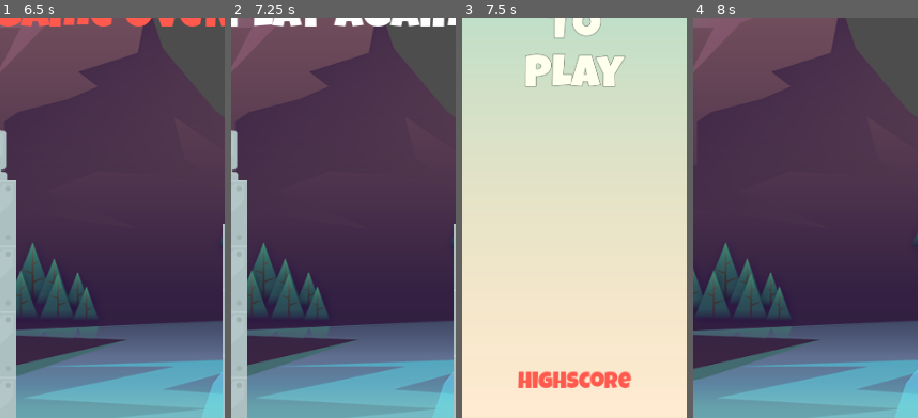
Above: before the commit, frames 1-4 (left to right).
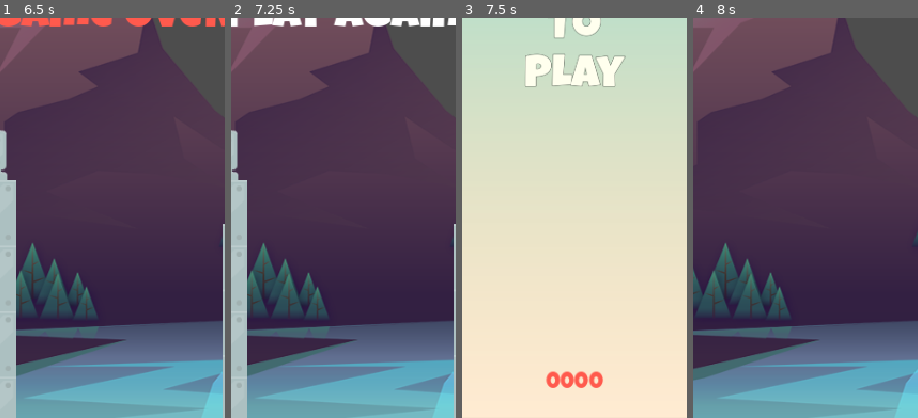
Above: after the commit, the same moments.

Repository: ankit-suman-07/FLAPPY_BIRD
Game: Godot game, scene res://scenes/game.tscn
Two runs of this game, one before a commit and one after it. Both use one fixed random seed, a clock stepped at 60 frames per second and the inputs below.
Inputs:
- Up to frame 1 (6.5 s): hold Space (jump) 0.53-1.28 s; tap Space (jump) at 1.35, 1.52, 1.82, 2.85, 3.02, 3.32, 4.35, 4.52, 4.82, 5.85, 6.02, 6.32 s; hold Space (jump) 2.03-2.78 s; hold Space (jump) 3.53-4.28 s; tap Enter at 5 s; hold Space (jump) 5.03-5.78 s
- Up to frame 2 (7.25 s): tap Enter at 6.5 s; hold Space (jump) from 6.53 s (still down)
- Up to frame 3 (7.5 s): release Space (jump) at 7.28 s; tap Space (jump) at 7.35 s
- Up to frame 4 (8 s): tap Space (jump) at 7.52, 7.82 s
The pictures show only the part of the screen within x 25-75%, y 50-100%; the shares and areas given below are measured in that part.

Frames 1-2 are identical in both runs. In frame 3, 1.6% of the frame differs, in the area x 24-76%, y 88-93%; in frame 4, nothing differs.

Commit message:
Manage High Score

Diff:
--- /dev/null
+++ b/Globals/scoreManager.gd
@@ -0,0 +1,10 @@
+extends Node
+
+var _high_score:int = 0
+
+var high_score:int:
+	get:
+		return _high_score
+	set(value):
+		if value > _high_score:
+			_high_score = value
--- a/project.godot
+++ b/project.godot
@@ -19,6 +19,7 @@
 
 GameManager="*res://Globals/gameManager.gd"
 SignalsHub="*res://Globals/signalsHub.gd"
+ScoreManager="*res://Globals/scoreManager.gd"
 
 [debug]
 
--- a/scenes/main.tscn
+++ b/scenes/main.tscn
@@ -92,7 +92,7 @@
 layout_mode = 2
 size_flags_horizontal = 4
 size_flags_vertical = 8
-text = "HighScore"
+text = "HighScore : 0"
 label_settings = SubResource("LabelSettings_sugp2")
 
 [node name="AnimationPlayer" type="AnimationPlayer" parent="."]
--- a/scripts/game_ui.gd
+++ b/scripts/game_ui.gd
@@ -19,6 +19,7 @@
 	if event.is_action_pressed("exit"):
 		GameManager.load_main_scene()
 	elif _can_press and event.is_action_pressed("jump"):
+		ScoreManager.high_score = _score
 		GameManager.load_main_scene()
 
 func on_point_scored() -> void:
--- a/scripts/main.gd
+++ b/scripts/main.gd
@@ -1,6 +1,7 @@
 extends Control
 
 #var GAME = load("uid://ky7l6d21icp")
+@onready var score: Label = $MarginContainer/score
 
 
 func _unhandled_input(event: InputEvent) -> void:
@@ -8,4 +9,5 @@
 		GameManager.load_game_scene()
 
 func _ready() -> void:
+	score.text = "%04d" % ScoreManager.high_score
 	get_tree().paused = false
Not shown, added: Globals/scoreManager.gd.uid
